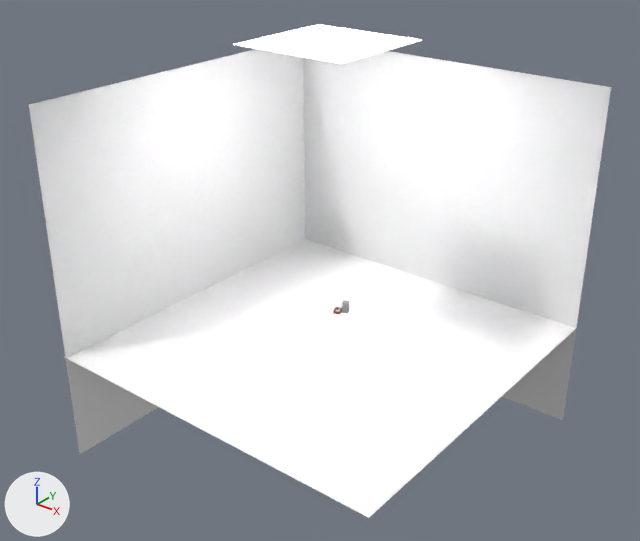
Two versions of the Blender file 04-Shots/Shot 8 - Kamera.blend, one commit apart.
Camera for both pictures: a camera (50 mm lens) standing at (32.0, -40.8, 30.4) and looking at (-0.2, -0.6, 5.5). Lighting does not change. The marker at lower left points along +X, +Y and +Z.

Before the edit, the objects in view are built like this:
```python
me_cube_004 = bpy.data.meshes.new('Cube.004')
me_cube_004.from_pydata(...)  # a box spanning x -1.0..1.0, y -1.0..1.0, z -1.0..1.0
me_plane_002 = bpy.data.meshes.new('Plane.002')
me_plane_002.from_pydata([(-1.0, -1.0, 0.0), (1.0, -1.0, 0.0), (-1.0, 1.0, 0.0), (1.0, 1.0, 0.0)], [], [(0, 1, 3, 2)])
me_plane_005 = bpy.data.meshes.new('Plane.005')
me_plane_005.from_pydata([(-1.0, -1.0, 0.0), (1.0, -1.0, 0.0), (-1.0, 1.0, 0.0), (1.0, 1.0, 0.0)], [], [(0, 1, 3, 2)])
me_plane_006 = bpy.data.meshes.new('Plane.006')
me_plane_006.from_pydata([(-1.0, -1.0, 0.0), (1.0, -1.0, 0.0), (-1.0, 1.0, 0.0), (1.0, 1.0, 0.0)], [], [(0, 1, 3, 2)])
me_plane_006.materials.append(mat_light_01_white)  # white #e7e7e7
ob_cube_004 = bpy.data.objects.new('Cube.004', me_cube_004)
ob_cube_004.location = (-1.97, 3.96, 0.34)
ob_cube_004.rotation_euler = (1.687, 0.354, 0.342)  # degrees (97, 20, 20)
ob_cube_004.scale = (0.0543, 0.388, 0.0543)
ob_plane_002 = bpy.data.objects.new('Plane.002', me_plane_002)
ob_plane_002.location = (-12.04, -0.04, 4.54)
ob_plane_002.rotation_euler = (1.571, 0.0, 1.571)  # degrees (90, 0, 90)
ob_plane_002.scale = (12.3, 12.3, 12.3)
ob_plane_005 = bpy.data.objects.new('Plane.005', me_plane_005)
ob_plane_005.location = (0.0, 12.21, 4.54)
ob_plane_005.rotation_euler = (1.571, 0.0, 0.0)  # degrees (90, 0, 0)
ob_plane_005.scale = (12.3, 12.3, 12.3)
ob_plane_006 = bpy.data.objects.new('Plane.006', me_plane_006)
ob_plane_006.location = (0.0, 0.0, 19.95)
ob_plane_006.scale = (3.92, 3.92, 3.92)
# also in view: 'Plane' at (0.0, 0.0, 0.0)
```
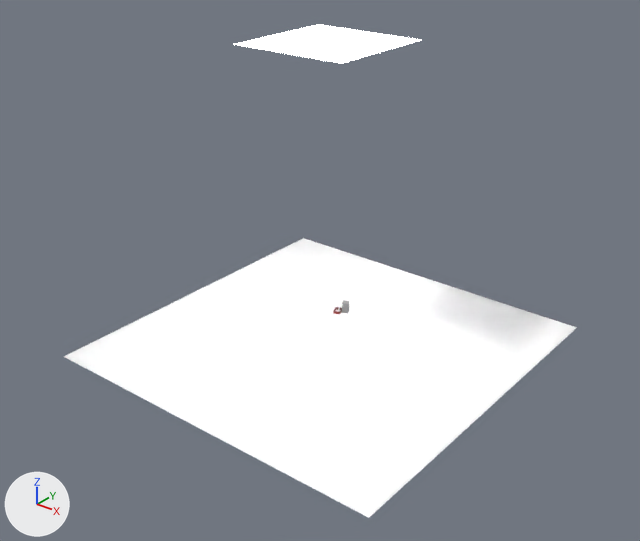
Where the newer file only moved an object's origin or applied its transform, the numbers keep the older frame.

Pixel boxes (x1, y1, x2, y2) of what changed, in the pictures (640 x 541 px):
'Plane.005', hidden: before (304, 51, 611, 421)
'Plane.002', hidden: before (29, 49, 305, 454)
'Cube.004', moved, turned (not visible afterwards): before (338, 302, 342, 311)

The change, as a diff of the scene's bpy script:
```diff
--- a/04-Shots/Shot 8 - Kamera.blend.py
+++ b/04-Shots/Shot 8 - Kamera.blend.py
@@ ob_cube_004 @@
 ob_cube_004 = bpy.data.objects.new('Cube.004', me_cube_004)
-ob_cube_004.location = (-1.97, 3.96, 0.34)
-ob_cube_004.rotation_euler = (1.687, 0.354, 0.342)  # degrees (97, 20, 20)
+ob_cube_004.location = (-1.99, 4.0, 0.35)
+ob_cube_004.rotation_euler = (1.58, 0.447, 0.396)  # degrees (91, 26, 23)
 ob_cube_004.scale = (0.0543, 0.388, 0.0543)
@@ ob_plane_005 @@
 ob_plane_005.scale = (12.3, 12.3, 12.3)
+ob_plane_005.hide_render = True
@@ ob_plane_002 @@
 ob_plane_002.scale = (12.3, 12.3, 12.3)
+ob_plane_002.hide_render = True
```
